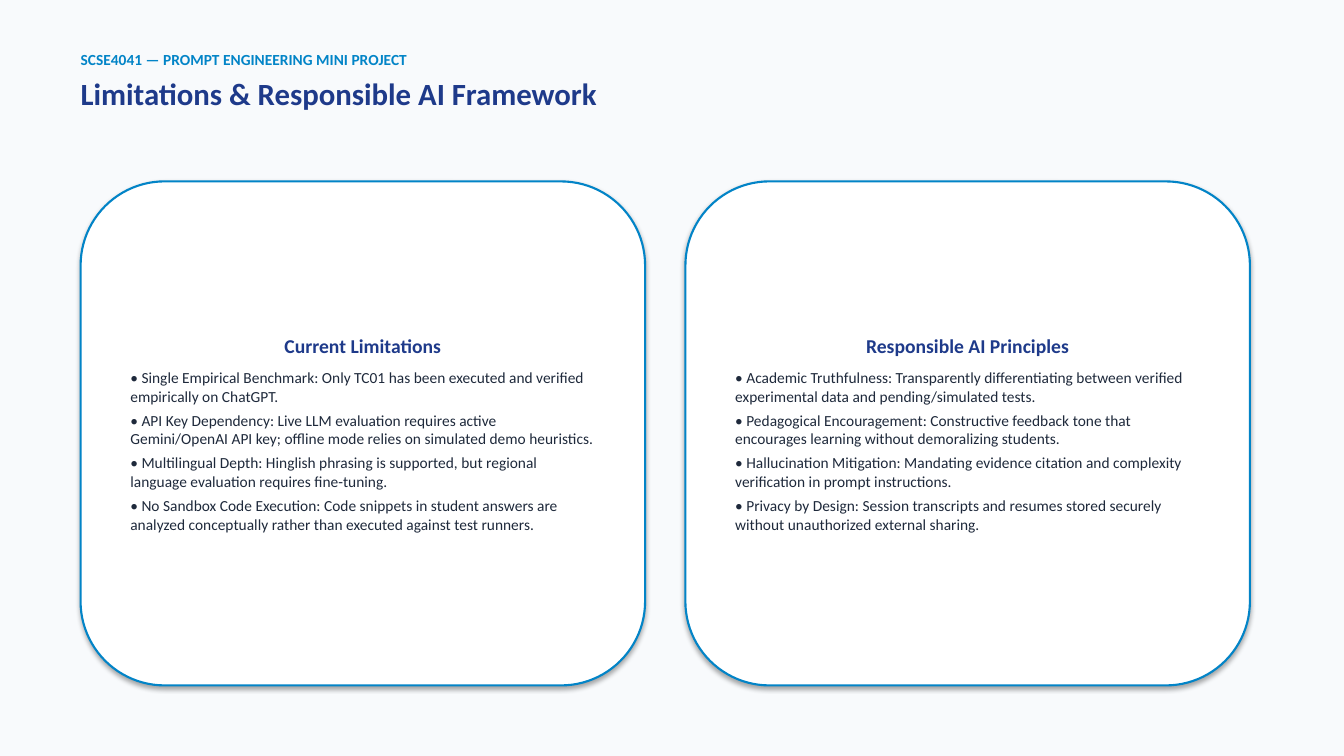
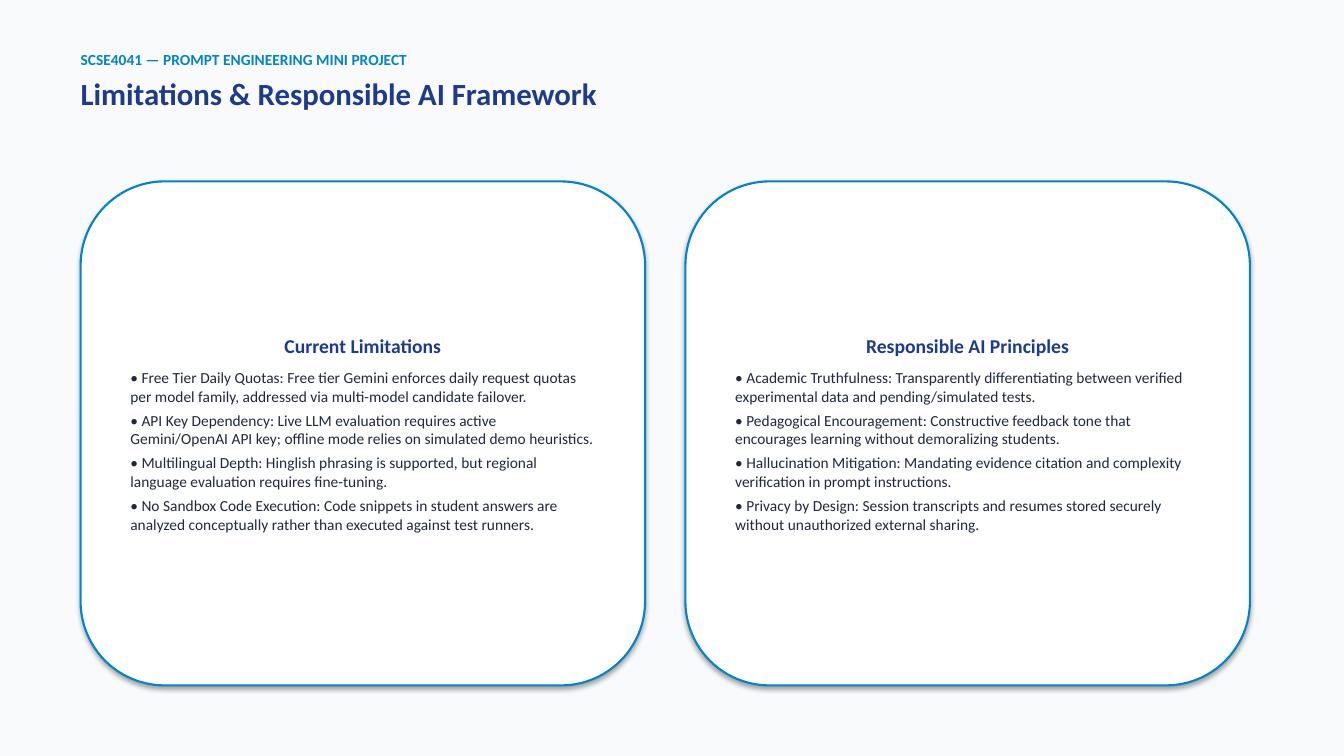
Before and after one commit to sagar-goyal162005/AI-Powered-Interview-Coach-1-, a slide deck: slide 14 of presentation/AI_Software_Interview_Coach_Final_Presentation.pptx. Drawn at 1344x756 pixels with LibreOffice and Linux fonts; fonts in the diff are those of the drawing. Boxes give left, top, right and bottom in pixels: in the first picture for what was removed or moved away, otherwise in the second. Text is boxed around its words. In the diff, an @@ line names an element or a change of style, - is before the commit and + after.

Commit message:
feat(c10): implement evaluation engine, multi-version prompts, empirical matrix & Hugging Face Gradio app
- Implement Problem C10 AI-Powered Software Engineering Mock Interview Coach
- Add prompt iterations (V1 baseline, V2 structured, V3 rubric, Final adaptive)
- Implement robust evaluation parser with proportional rubric derivation and alias support
- Resolve empirical matrix JSON list parsing bug and rubric zero-score display
- Add 40-run empirical evaluation matrix across 10 standardized technical test cases
- Add Hugging Face Space application (gradio_app.py) with ZeroGPU support and REST API
- Update project documentation, final report (docx), experiment doc (docx), and presentation (pptx) with verified Team CodeSync details

```diff
--- a/presentation/AI_Software_Interview_Coach_Final_Presentation.pptx
+++ b/presentation/AI_Software_Interview_Coach_Final_Presentation.pptx
@@ text in rounded rectangle at (x1=130, y1=372, x2=576, y2=405): text changed @@
-• Single Empirical Benchmark: Only TC01 has been executed and verified empirically on ChatGPT.
+• Free Tier Daily Quotas: Free tier Gemini enforces daily request quotas per model family, addressed via multi-model candidate failover.
```
Also in this commit, not shown: 1 other slide changed, 21 other files.
